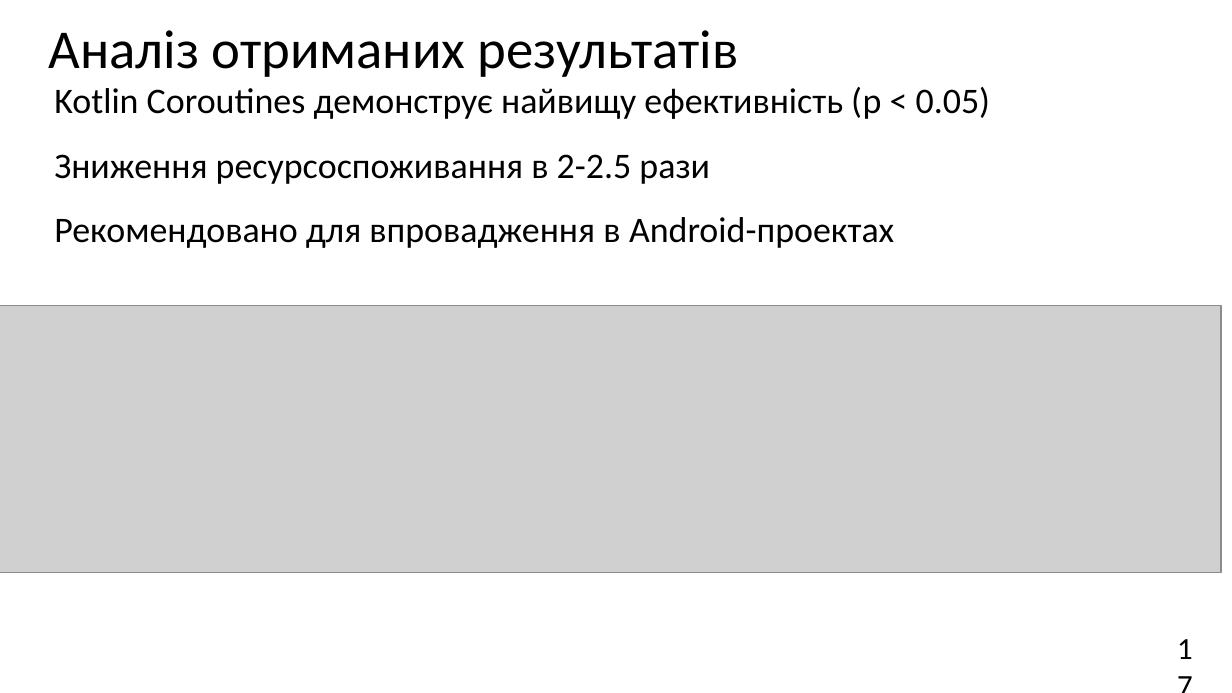
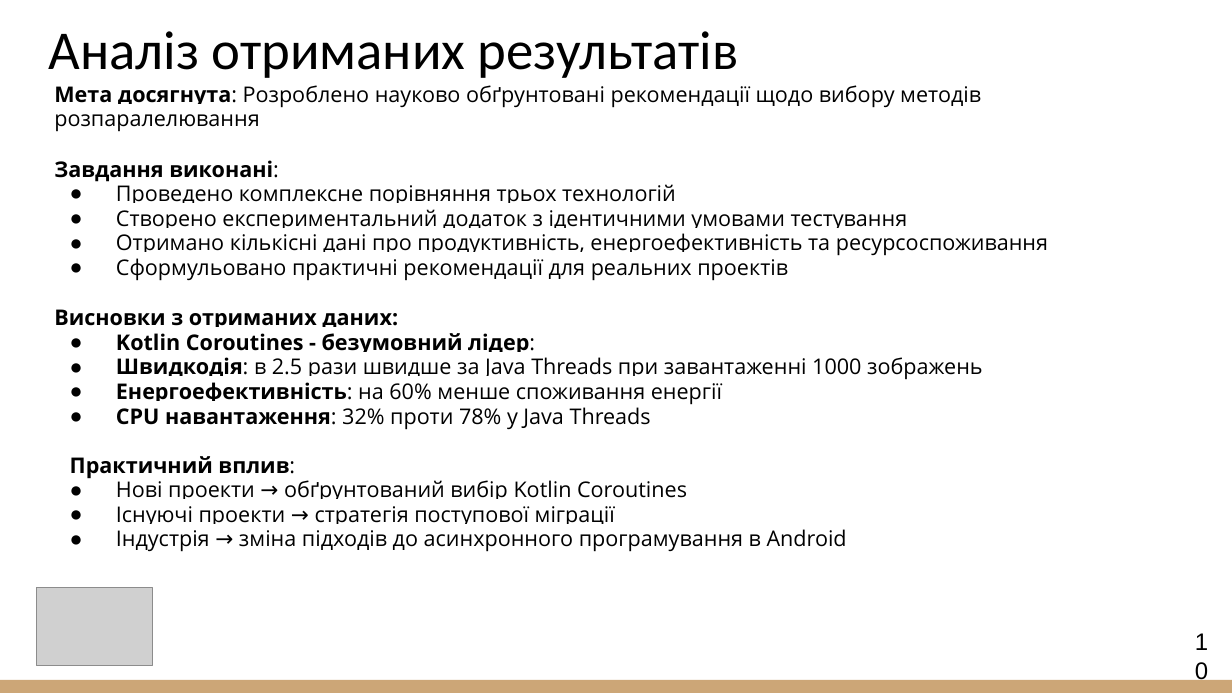
Before and after one commit to polina1836/android-image-processing-test, a slide deck: slide 10 of 2025_М_ПІ_ІПЗ- 23-4_Носова_П_В.pptx (slide 17 before the commit). Drawn at 1232x693 pixels with LibreOffice and Linux fonts; fonts in the diff are those of the drawing; grey boxes stand for pictures. Boxes give left, top, right and bottom in pixels: in the first picture for what was removed or moved away, otherwise in the second. Text is boxed around its words. In the diff, an @@ line names an element or a change of style, - is before the commit and + after.

```diff
--- a/2025_М_ПІ_ІПЗ- 23-4_Носова_П_В.pptx
+++ b/2025_М_ПІ_ІПЗ- 23-4_Носова_П_В.pptx
@@ title "Аналіз отриманих результатів" at [49, 31, 739, 78]: line spacing 0.9 to 1 @@
@@ text at [54, 85, 1048, 552]: text changed; size 21 to 12.6 pt; font Calibri to Open Sans @@
-Kotlin Coroutines демонструє найвищу ефективність (p < 0.05)
-Зниження ресурсоспоживання в 2-2.5 рази
-Рекомендовано для впровадження в Android-проектах
+Мета досягнута: Розроблено науково обґрунтовані рекомендації щодо вибору методів розпаралелювання
+Завдання виконані:
+● Проведено комплексне порівняння трьох технологій
+● Створено експериментальний додаток з ідентичними умовами тестування
+● Отримано кількісні дані про продуктивність, енергоефективність та ресурсоспоживання
+● Сформульовано практичні рекомендації для реальних проектів
+Висновки з отриманих даних:
+● Kotlin Coroutines - безумовний лідер:
+● Швидкодія: в 2.5 рази швидше за Java Threads при завантаженні 1000 зображень
+● Енергоефективність: на 60% менше споживання енергії
+● CPU навантаження: 32% проти 78% у Java Threads
+Практичний вплив:
+● Нові проекти → обґрунтований вибір Kotlin Coroutines
+● Існуючі проекти → стратегія поступової міграції
+● Індустрія → зміна підходів до асинхронного програмування в Android
@@ picture removed at [0, 306, 1221, 573] @@
@@ picture added at [36, 588, 152, 667] @@
@@ page number at [1183, 621, 1221, 663]: text changed; size 18 to 14 pt; font Calibri to Arial @@
-17
+10
@@ rectangle added at [0, 680, 1232, 693], fill #CCA677 @@
```
Also in this commit, not shown: 7 other slides changed, 4 slides added, 12 slides removed, 1 other file.
